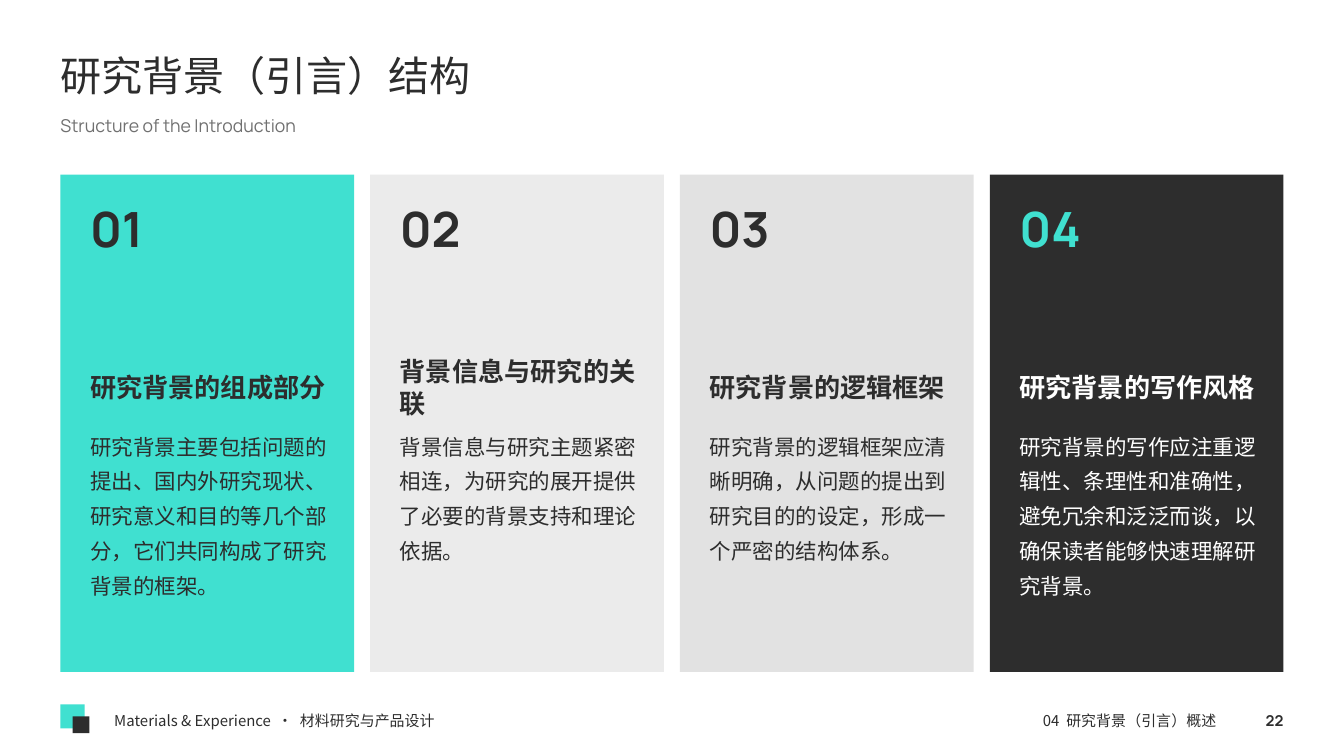
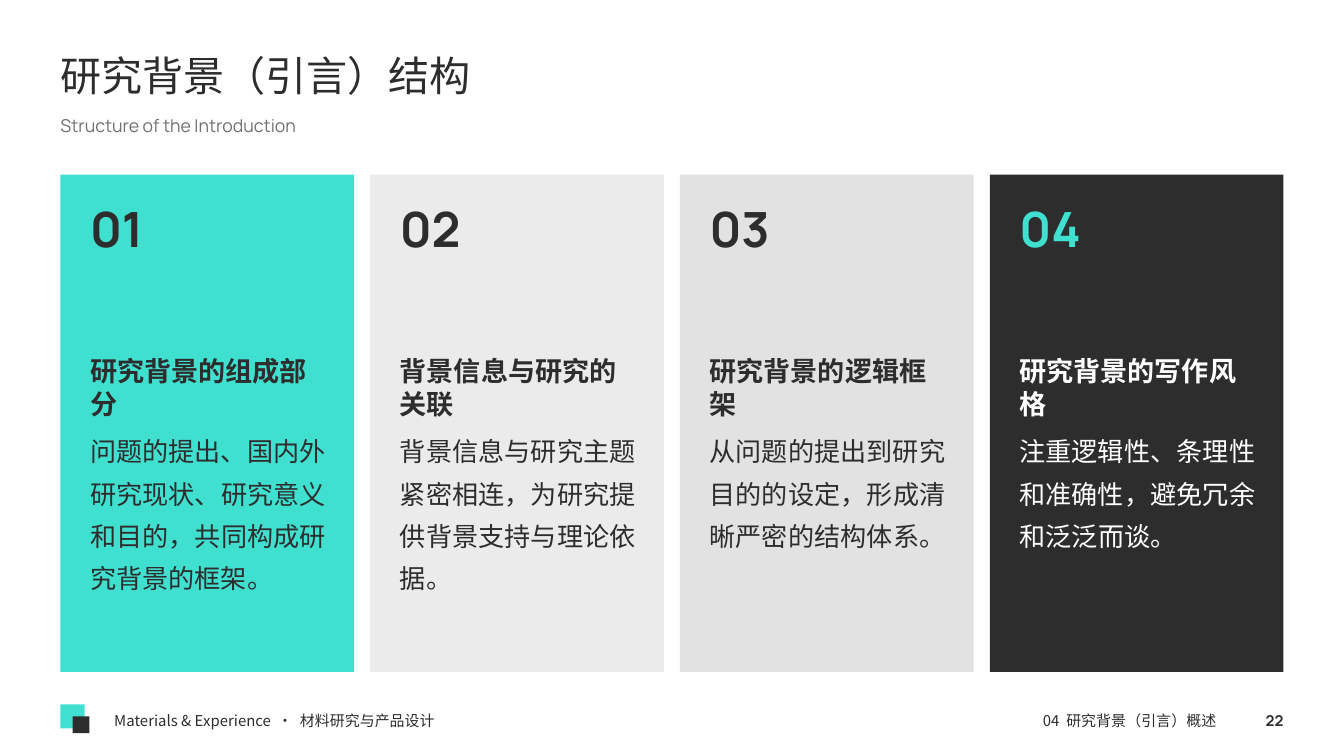
Before and after one commit to memoryzm214/Ericzm214, a slide deck: slide 22 of courses/第3课_学术论文研究背景撰写技巧.pptx. Drawn at 1344x756 pixels with LibreOffice and Linux fonts; fonts in the diff are those of the drawing. Boxes give left, top, right and bottom in pixels: in the first picture for what was removed or moved away, otherwise in the second. Text is boxed around its words. In the diff, an @@ line names an element or a change of style, - is before the commit and + after.

```diff
--- a/courses/第3课_学术论文研究背景撰写技巧.pptx
+++ b/courses/第3课_学术论文研究背景撰写技巧.pptx
@@ size 14 to 14.5 pt in 4 elements at <box>90,358,307,417</box>, <box>400,357,617,417</box>, <box>710,358,927,417</box>, <box>1019,358,1236,417</box> @@
@@ text at <box>90,439,326,590</box>: text changed; size 11.5 to 14 pt @@
-研究背景主要包括问题的提出、国内外研究现状、研究意义和目的等几个部分，它们共同构成了研究背景的框架。
+问题的提出、国内外研究现状、研究意义和目的，共同构成研究背景的框架。
@@ text at <box>400,439,636,590</box>: text changed; size 11.5 to 14 pt @@
-背景信息与研究主题紧密相连，为研究的展开提供了必要的背景支持和理论依据。
+背景信息与研究主题紧密相连，为研究提供背景支持与理论依据。
@@ text at <box>710,439,946,548</box>: text changed; size 11.5 to 14 pt @@
-研究背景的逻辑框架应清晰明确，从问题的提出到研究目的的设定，形成一个严密的结构体系。
+从问题的提出到研究目的的设定，形成清晰严密的结构体系。
@@ text at <box>1019,439,1255,548</box>: text changed; size 11.5 to 14 pt @@
-研究背景的写作应注重逻辑性、条理性和准确性，避免冗余和泛泛而谈，以确保读者能够快速理解研究背景。
+注重逻辑性、条理性和准确性，避免冗余和泛泛而谈。
```
Also in this commit, not shown: 20 other slides changed.
